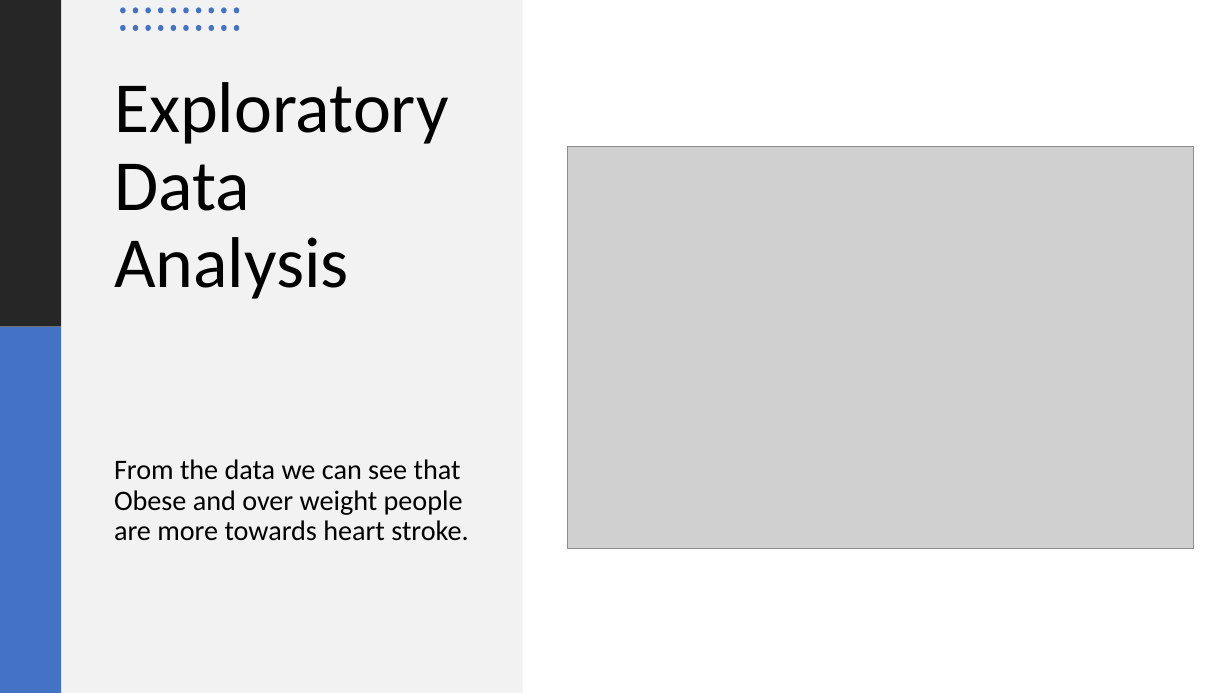
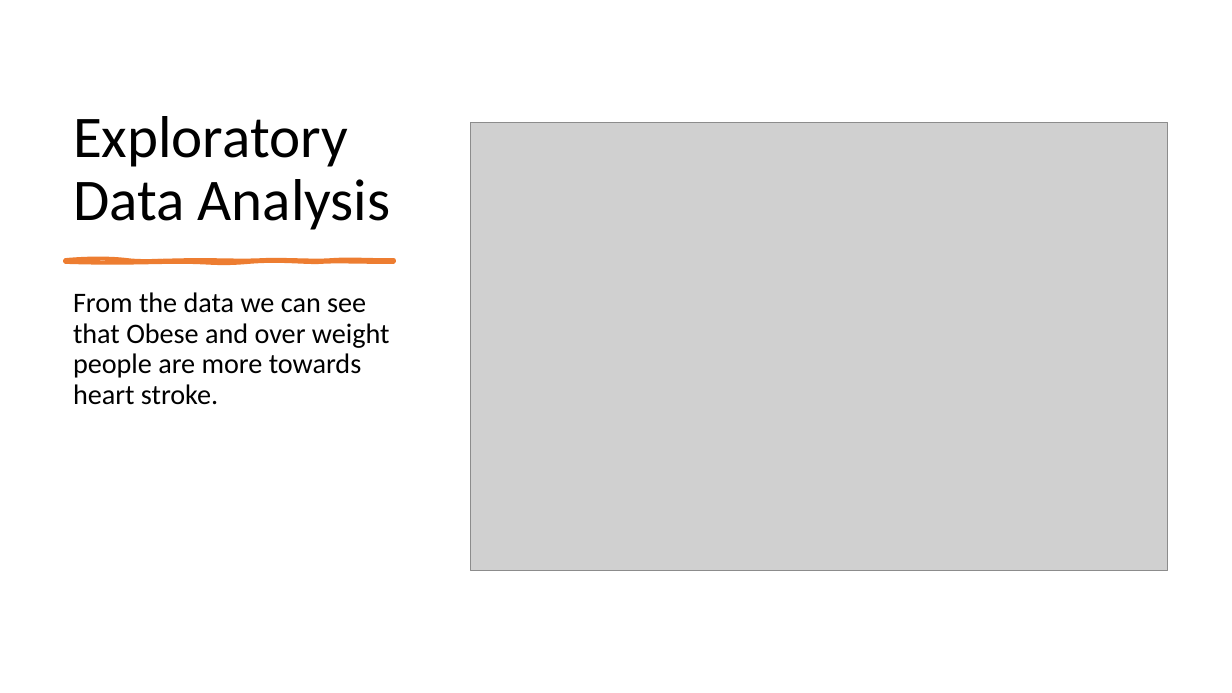
Before and after one commit to dudyalasaisumanth/bigdataproject, a slide deck: slide 12 of presentation.pptx (slide 10 before the commit). Drawn at 1232x693 pixels with LibreOffice and Linux fonts; fonts in the diff are those of the drawing; grey boxes stand for pictures. Boxes give left, top, right and bottom in pixels: in the first picture for what was removed or moved away, otherwise in the second. Text is boxed around its words. In the diff, an @@ line names an element or a change of style, - is before the commit and + after.

```diff
--- a/presentation.pptx
+++ b/presentation.pptx
@@ rectangle removed at [0, 0, 61, 327] @@
@@ rectangle removed at [61, 0, 522, 693] @@
@@ group removed at [120, 7, 239, 30]: 20 ellipses @@
@@ title "Exploratory Data Analysis": place and size @@
-title "Exploratory Data Analysis" at [114, 82, 449, 299]
+title "Exploratory Data Analysis" at [73, 116, 391, 230]
@@ title "Exploratory Data Analysis" at [73, 116, 391, 230]: size 56 to 46 pt @@
@@ picture: place and size @@
-picture at [568, 147, 1194, 549]
+picture at [470, 122, 1168, 570]
@@ freeform shape added at [65, 260, 394, 262], fill #ED7D31, outline #ED7D31 3 pt @@
@@ text "From the data we can ..." rewrapped from [114, 459, 468, 541] to [73, 292, 390, 405] @@
@@ rectangle removed at [0, 327, 61, 693] @@
```
Also in this commit, not shown: 9 other slides changed, 6 slides added, 2 slides removed, 12 other files.
